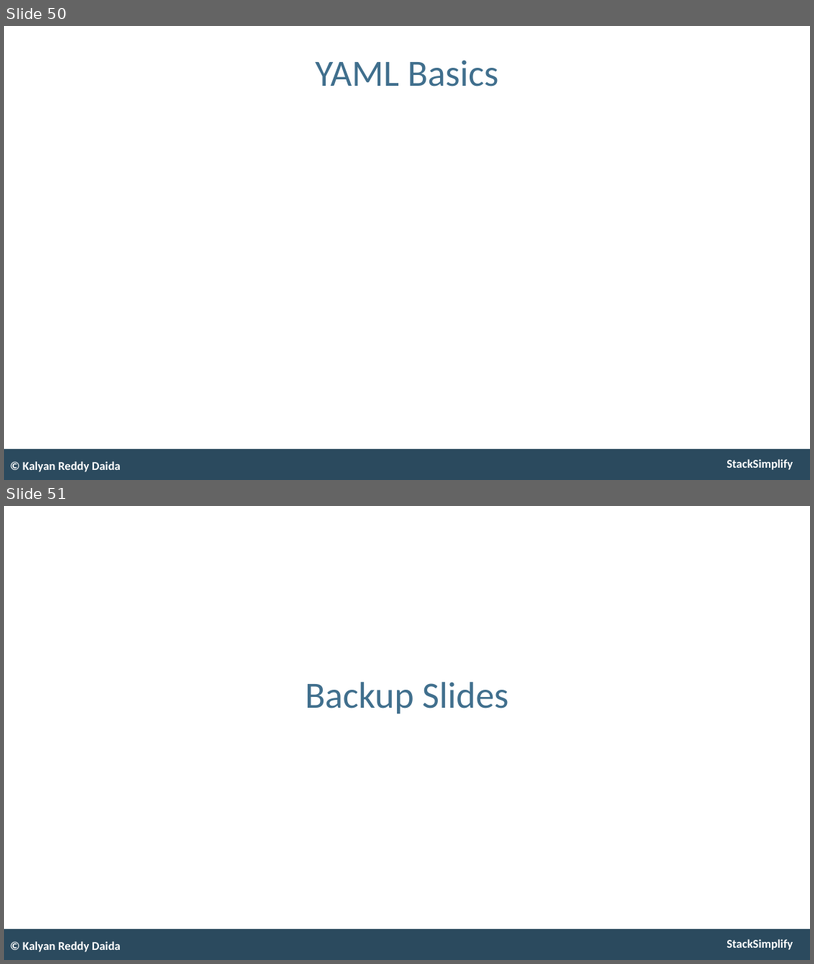
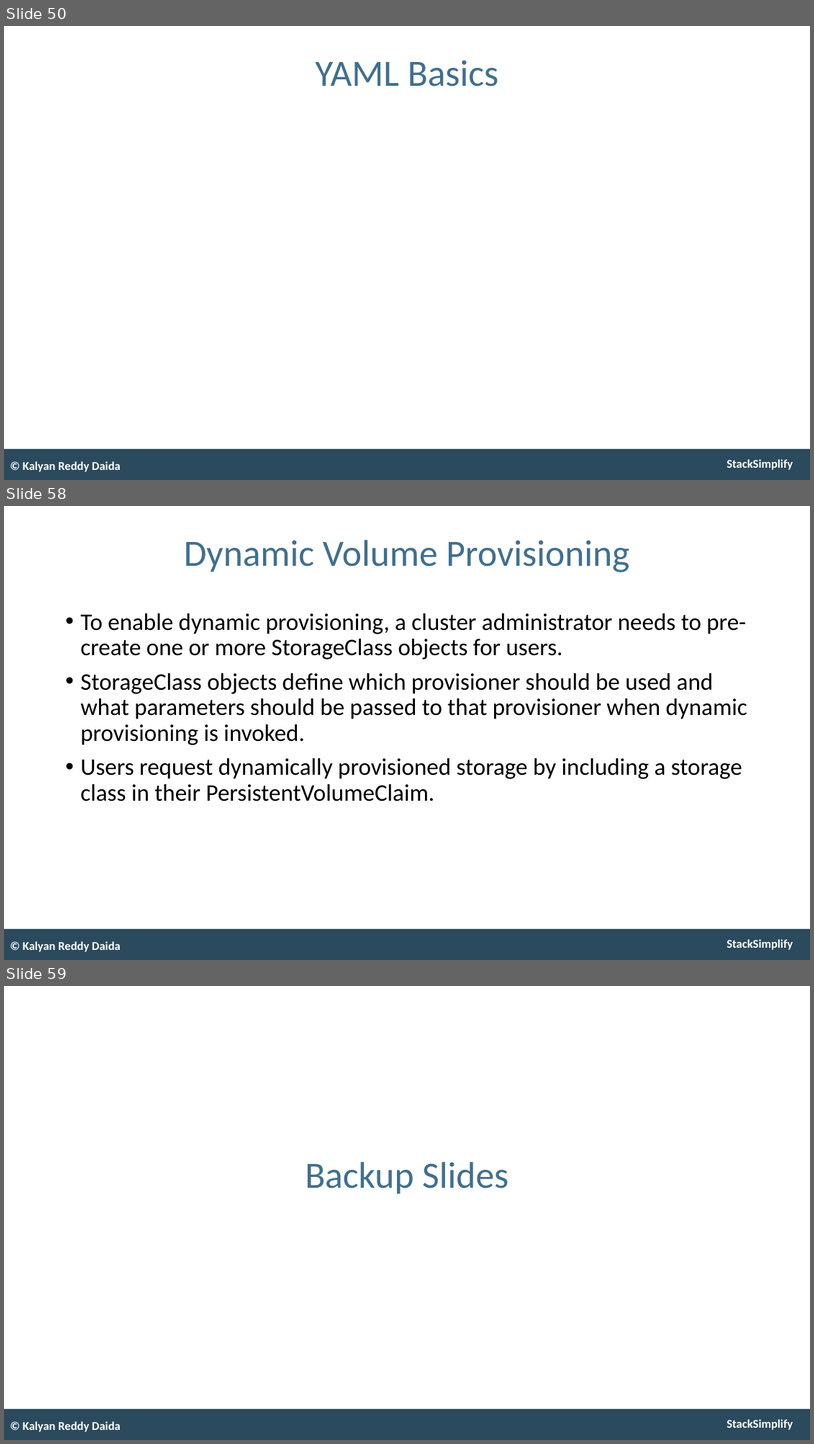
Before and after one commit to stacksimplify/aws-eks-kubernetes-masterclass, a slide deck: presentation/AWS-Fargate-and-EKS-Masterclass.pptx. Shown one above the other, each under a label of ours: slides 50 and 51 before the commit, slides 50, 58 and 59 after it; the slides between them are not shown. The pictures are 814x964 and 814x1444 pixels, drawn with LibreOffice and Linux fonts; fonts in the diff are those of the drawing. Boxes give left, top, right and bottom in pixels: in the first picture for what was removed or moved away, otherwise in the second. Text is boxed around its words. In the diff, an @@ line names an element or a change of style, - is before the commit and + after.

```diff
--- a/presentation/AWS-Fargate-and-EKS-Masterclass.pptx
+++ b/presentation/AWS-Fargate-and-EKS-Masterclass.pptx
@@ slide 58 added at [4, 506, 810, 960], background #FFFFFF; not listed: 2 template elements that a slide beside it also shows @@
@@ title added at [184, 540, 630, 572], 53 pt, text #406F8D @@
+Dynamic Volume Provisioning
@@ text added at [80, 613, 748, 801], 34 pt, text #000000 @@
+• To enable dynamic provisioning, a cluster administrator needs to pre-create one or more StorageClass objects for users.
+• StorageClass objects define which provisioner should be used and what parameters should be passed to that provisioner when dynamic provisioning is invoked.
+• Users request dynamically provisioned storage by including a storage class in their PersistentVolumeClaim.
@@ text added at [23, 941, 121, 952], 17 pt, text #FFFFFF, bold @@
+© Kalyan Reddy Daida
@@ what was slide 51 is now slide 59 @@
```
Also in this commit, not shown: 9 other slides added, 3 other files.
